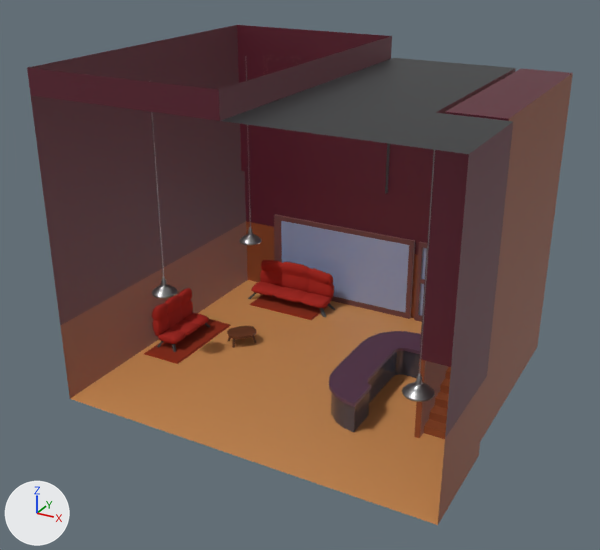
A saved change to the Blender file pb_public/models/coffee-shop.blend.
The view is the same before and after, from a 50 mm lens placed at (21.3, -37.3, 27.1), pointed at (-0.6, 2.5, 7.2). Lighting does not change. The marker at lower left points along +X, +Y and +Z.

In view in the first picture: 'bar', 'coffee-shop', 'coffee-shop-door', 'coffee-shop-windows', 'hang-light', 'hang-light.001', 'hang-light.002', 'rug', 'rug2', 'sofa', 'sofa2', 'stairs'.
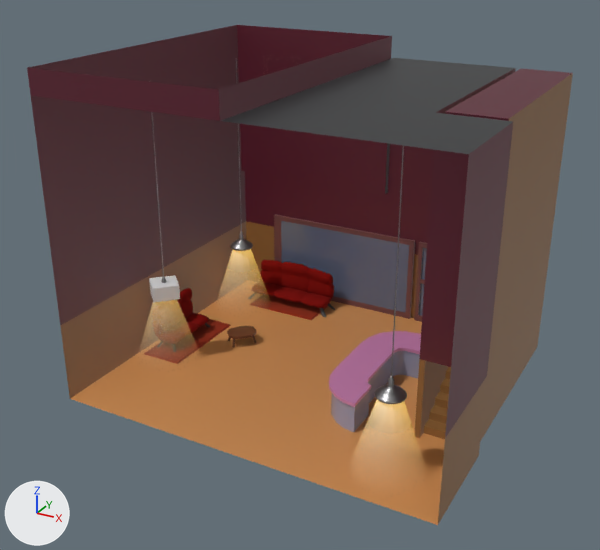
Changed parts and their boxes [x1, y1, x2, y2] in the pictures (600 x 550 px):
'coffee-shop', recoloured (brown to orange)
    both: [61, 127, 453, 491]
'coffee-shop-windows', recoloured
    both: [274, 218, 414, 318]
'bar', recoloured, surface changed
    both: [329, 331, 421, 432]
'sofa2', recoloured
    both: [248, 260, 334, 311]
'sofa', recoloured
    both: [152, 288, 209, 352]
'hang-light.002', moved
    before: [402, 150, 435, 402]
    after: [374, 146, 407, 404]
'stairs', recoloured
    both: [424, 367, 451, 439]
'hover-anim', added
    after: [149, 275, 180, 302]
'hang-light.001', moved
    before: [239, 56, 262, 245]
    after: [230, 58, 253, 251]
'hang-light', turned
    before: [149, 81, 178, 299]
    after: [149, 81, 166, 283]
'light-cone.002', added
    after: [374, 400, 406, 416]
'light-cone.001', added
    after: [231, 249, 253, 259]

Edits to the bpy script that builds the scene:
```text
Add img_light_cone_png:
    img_light_cone_png = load_image('light-cone.png', 'light-cone.png', 256, 256, 'sRGB')
Change mat_coffee_shop_bottom:
    mat_coffee_shop_bottom.base_color: (0.27, 0.0664, 0.0209) -> (0.27, 0.125, 0.0374)  # brown #8e4928 -> brown #8e6336
Change mat_coffee_shop_window_glow:
    mat_coffee_shop_window_glow.base_color: (0.334, 0.421, 0.663) -> (0.139, 0.174, 0.27)  # blue #9caed5 -> blue #68748e
Change mat_bar_top:
    mat_bar_top.base_color: (0.105, 0.0434, 0.0814) -> (0.589, 0.223, 0.445)  # dark purple #5b3b51 -> pink #ca82b2
Change mat_bar_bottom:
    mat_bar_bottom.base_color: (0.112, 0.118, 0.166) -> (0.335, 0.353, 0.504)  # dark blue #5e6071 -> blue #9da0bc
    mat_bar_bottom.metallic: 0.684 -> 0.149
Change mat_sofa:
    mat_sofa.base_color: (0.412, 0.0237, 0.0165) -> (0.197, 0.00147, 0.0)  # red #ac2b23 -> dark red #7b0500
Add mat_invis:
    mat_invis = principled_material('invis')
    mat_invis.base_color = (0.8, 0.8, 0.8)  # white #e7e7e7
Add mat_light_cone:
    mat_light_cone = bpy.data.materials.new('light-cone')
    # uses the picture img_light_cone_png
Add me_cube_004_1:
    me_cube_004_1.from_pydata([(0.0, -1.19, -0.14), (0.0, -1.19, 0.79), (-1.19, 0.0, -0.14), (-1.19, 0.0, 0.79), (1.19, 0.0, -0.14), (1.19, 0.0, 0.79), (0.0, 1.19, -0.14), (0.0, 1.19, 0.79)], [], [(0, 1, 3, 2), (2, 3, 7, 6), (6, 7, 5, 4), (4, 5, 1, 0), (2, 6, 4, 0), (7, 3, 1, 5)])
    me_cube_004_1.materials.append(mat_invis)  # white #e7e7e7
Add me_cone_003:
    me_cone_003.from_pydata(...)  # 24 vertices, 12 faces; spans x -2.28..2.28, y -2.28..2.28, z -5.99..-0.84
    me_cone_003.polygons.foreach_set('use_smooth', [True] * 12)
    me_cone_003.materials.append(mat_light_cone)
Add me_cone_002:
    me_cone_002.from_pydata(...)  # 24 vertices, 12 faces; spans x -2.28..2.28, y -2.28..2.28, z -5.99..-0.84
    me_cone_002.polygons.foreach_set('use_smooth', [True] * 12)
    me_cone_002.materials.append(mat_light_cone)
Change ob_hang_light:
    ob_hang_light.rotation_euler: (0.0, 0.0, 0.0) -> (0.0, 0.000489, 0.0)  # degrees (0, 0, 0)
Change ob_hang_light_001:
    ob_hang_light_001.location: (-9.569, -3.417, 19.29) -> (-9.569, -4.62, 19.29)
Change ob_hang_light_002:
    ob_hang_light_002.location: (9.054, -17.27, 19.29) -> (7.908, -18.14, 19.29)
Add ob_hover_anim:
    ob_hover_anim = bpy.data.objects.new('hover-anim', me_cube_004_1)
    ob_hover_anim.parent = ob_hang_light
    ob_hover_anim.matrix_parent_inverse = Matrix(((1.283, 0.0, -0.000138, 12.28), (0.0, 1.283, 0.0, -1.111), (0.000138, 0.0, 1.283, -22.18), (0.0, 0.0, 0.0, 1.0)))
    ob_hover_anim.location = (-9.569, 0.888, 4.642)
Add ob_light_cone_002:
    ob_light_cone_002 = bpy.data.objects.new('light-cone.002', me_cone_003)
    ob_light_cone_002.parent = ob_hang_light_002
    ob_light_cone_002.matrix_parent_inverse = Matrix(((1.283, 0.0, 0.0, 12.28), (0.0, 1.283, 0.0, -1.111), (0.0, 0.0, 1.283, -22.18), (0.0, 0.0, 0.0, 1.0)))
    ob_light_cone_002.location = (-9.569, 0.866, 5.508)
Add ob_light_cone_001:
    ob_light_cone_001 = bpy.data.objects.new('light-cone.001', me_cone_002)
    ob_light_cone_001.parent = ob_hang_light_001
    ob_light_cone_001.matrix_parent_inverse = Matrix(((1.283, 0.0, 0.0, 12.28), (0.0, 1.283, 0.0, -1.111), (0.0, 0.0, 1.283, -22.18), (0.0, 0.0, 0.0, 1.0)))
    ob_light_cone_001.location = (-9.569, 0.866, 5.508)
```
